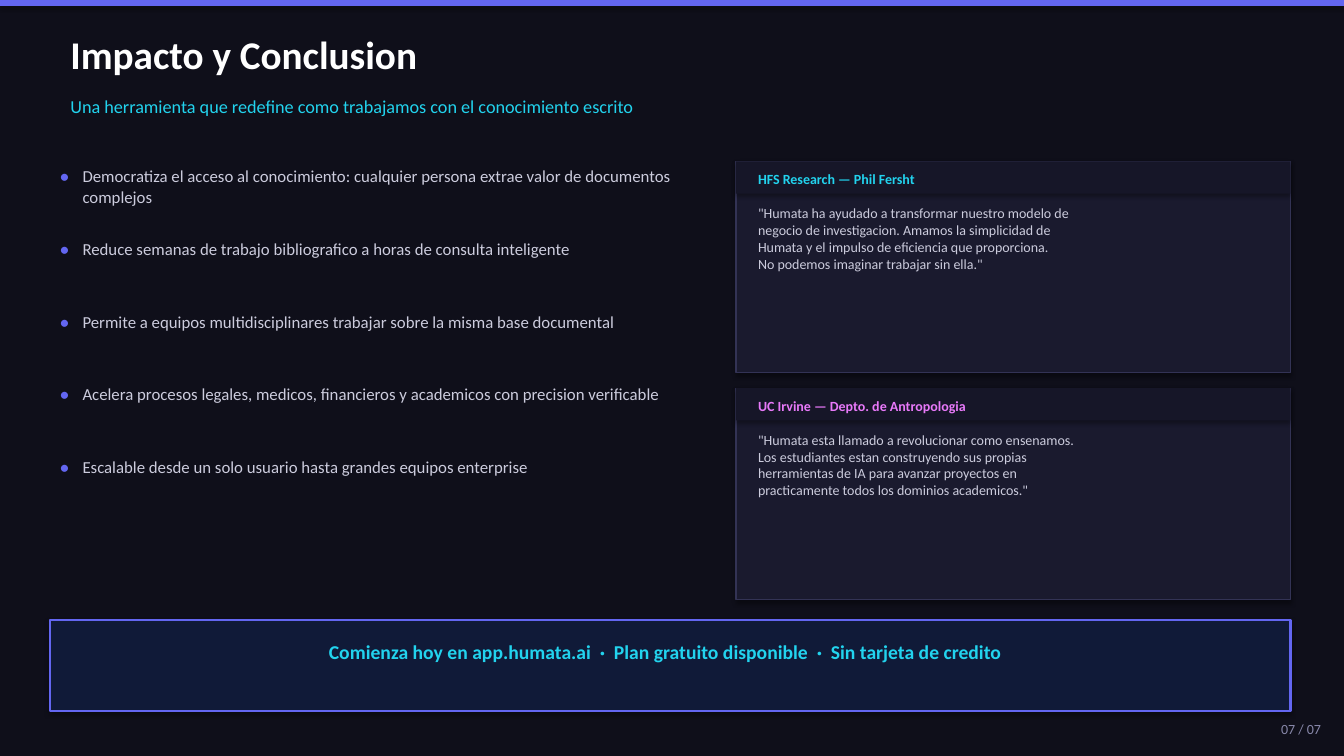
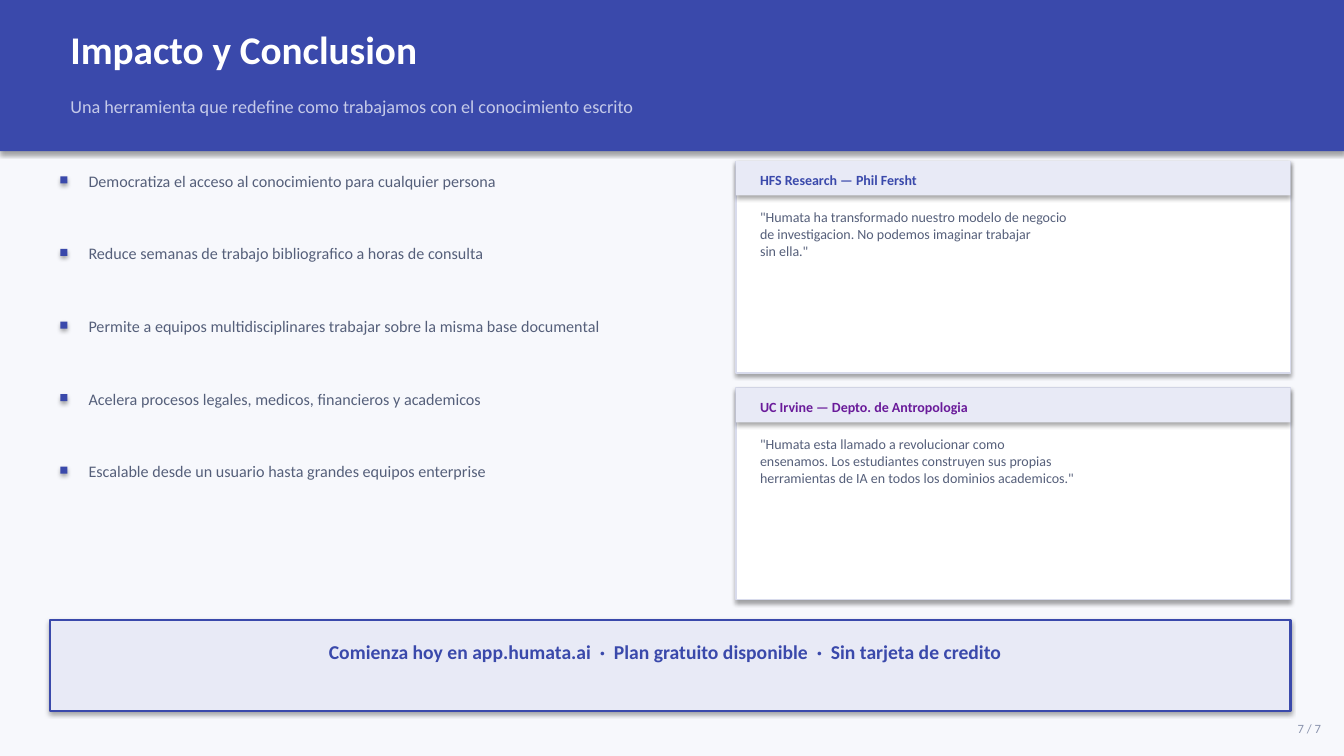
Before and after one commit to pjimenezb-blip/ANALITICA_DATOS_UCENTRAL, a slide deck: slide 7 of Humata_AI_Presentacion.pptx. Drawn at 1344x756 pixels with LibreOffice and Linux fonts; fonts in the diff are those of the drawing. Boxes give left, top, right and bottom in pixels: in the first picture for what was removed or moved away, otherwise in the second. Text is boxed around its words. In the diff, an @@ line names an element or a change of style, - is before the commit and + after.

```diff
--- a/Humata_AI_Presentacion.pptx
+++ b/Humata_AI_Presentacion.pptx
@@ background #0F0F1A to #F7F8FC @@
@@ rectangle: place and size @@
-rectangle at bbox=[0, 0, 1344, 6]
+rectangle at bbox=[0, 0, 1344, 151]
@@ rectangle at bbox=[0, 0, 1344, 151]: fill #6366F1 to #3A49AB @@
@@ text "Impacto y Conclusion": place and size @@
-text "Impacto y Conclusion" at bbox=[70, 41, 417, 75]
+text "Impacto y Conclusion" at bbox=[70, 36, 417, 70]
@@ text "Una herramienta que redefine como ..." at bbox=[70, 100, 633, 116]: text colour #22D3EE to #C5CAE9 @@
@@ text in rectangle at bbox=[60, 176, 68, 184]: text removed @@
-•
@@ rectangle: place and size @@
-rectangle at bbox=[50, 161, 73, 192]
+rectangle at bbox=[60, 176, 68, 184]
@@ text at bbox=[89, 176, 496, 190]: text changed; size 12 to 11.5 pt; text colour #CCCCDD to #555F7A @@
-Democratiza el acceso al conocimiento: cualquier persona extrae valor de documentos complejos
+Democratiza el acceso al conocimiento para cualquier persona
@@ rectangle at bbox=[736, 161, 1291, 373]: fill #1A1A2E to #FFFFFF; outline #333355 0.75 pt to #D8DBEC 1 pt @@
@@ rectangle at bbox=[736, 161, 1291, 196]: fill #161628 to #E8EAF6 @@
@@ text "HFS Research — Phil Fersht" at bbox=[760, 175, 917, 185]: text colour #22D3EE to #3A49AB @@
@@ text at bbox=[760, 212, 1067, 256]: text changed; text colour #CCCCDD to #555F7A @@
-"Humata ha ayudado a transformar nuestro modelo de
-negocio de investigacion. Amamos la simplicidad de
-Humata y el impulso de eficiencia que proporciona.
-No podemos imaginar trabajar sin ella."
+"Humata ha transformado nuestro modelo de negocio
+de investigacion. No podemos imaginar trabajar
+sin ella."
@@ text in rectangle at bbox=[60, 249, 68, 256]: text removed @@
-•
@@ rectangle: place and size @@
-rectangle at bbox=[50, 234, 73, 264]
+rectangle at bbox=[60, 249, 68, 256]
@@ text at bbox=[89, 248, 483, 262]: text changed; size 12 to 11.5 pt; text colour #CCCCDD to #555F7A @@
-Reduce semanas de trabajo bibliografico a horas de consulta inteligente
+Reduce semanas de trabajo bibliografico a horas de consulta
@@ text in rectangle at bbox=[60, 322, 68, 329]: text removed @@
-•
@@ rectangle: place and size @@
-rectangle at bbox=[50, 307, 73, 337]
+rectangle at bbox=[60, 322, 68, 329]
@@ text "Permite a equipos multidisciplinares trabajar ..." at bbox=[89, 321, 599, 335]: size 12 to 11.5 pt, text colour #CCCCDD to #555F7A @@
@@ rectangle at bbox=[736, 388, 1291, 600]: fill #1A1A2E to #FFFFFF; outline #333355 0.75 pt to #D8DBEC 1 pt @@
@@ rectangle at bbox=[736, 388, 1291, 422]: fill #161628 to #E8EAF6 @@
@@ fill none to #3A49AB; shadow on in 5 elements at bbox=[60, 467, 68, 474], bbox=[60, 176, 68, 184], bbox=[60, 249, 68, 256], bbox=[60, 322, 68, 329], bbox=[60, 394, 68, 401] @@
@@ text in rectangle at bbox=[60, 394, 68, 401]: text removed @@
-•
@@ rectangle: place and size @@
-rectangle at bbox=[50, 379, 73, 409]
+rectangle at bbox=[60, 394, 68, 401]
@@ text at bbox=[89, 394, 481, 408]: text changed; size 12 to 11.5 pt; text colour #CCCCDD to #555F7A @@
-Acelera procesos legales, medicos, financieros y academicos con precision verificable
+Acelera procesos legales, medicos, financieros y academicos
@@ text "UC Irvine — Depto. de ..." at bbox=[760, 402, 968, 415]: text colour #E879F9 to #6A1B9A @@
@@ text at bbox=[760, 439, 1073, 483]: text changed; text colour #CCCCDD to #555F7A @@
-"Humata esta llamado a revolucionar como ensenamos.
-Los estudiantes estan construyendo sus propias
-herramientas de IA para avanzar proyectos en
-practicamente todos los dominios academicos."
+"Humata esta llamado a revolucionar como
+ensenamos. Los estudiantes construyen sus propias
+herramientas de IA en todos los dominios academicos."
@@ text in rectangle at bbox=[60, 467, 68, 474]: text removed @@
-•
@@ rectangle: place and size @@
-rectangle at bbox=[50, 452, 73, 482]
+rectangle at bbox=[60, 467, 68, 474]
@@ text at bbox=[89, 466, 485, 480]: text changed; size 12 to 11.5 pt; text colour #CCCCDD to #555F7A @@
-Escalable desde un solo usuario hasta grandes equipos enterprise
+Escalable desde un usuario hasta grandes equipos enterprise
@@ rectangle at bbox=[50, 620, 1291, 711]: fill #101A38 to #E8EAF6; outline #6366F1 1.5 pt to #3A49AB 1.5 pt @@
@@ text "Comienza hoy en app.humata.ai · ..." at bbox=[329, 645, 1001, 663]: text colour #22D3EE to #3A49AB @@
@@ text at bbox=[1298, 725, 1321, 733]: text changed; size 10 to 9 pt; text colour #8888AA to #8A93AD @@
-07 / 07
+7 / 7
```
Also in this commit, not shown: 5 other slides changed, 1 slide added, 1 slide removed, 2 other files.
